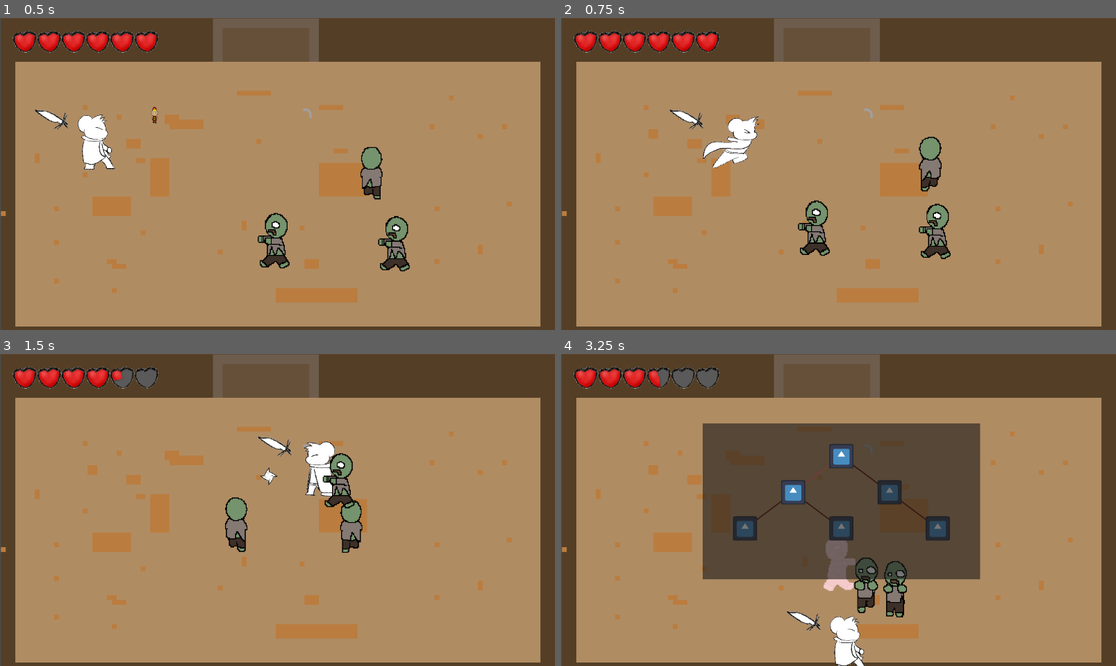
Above: before the commit, frames 1-4 (two rows, left to right).
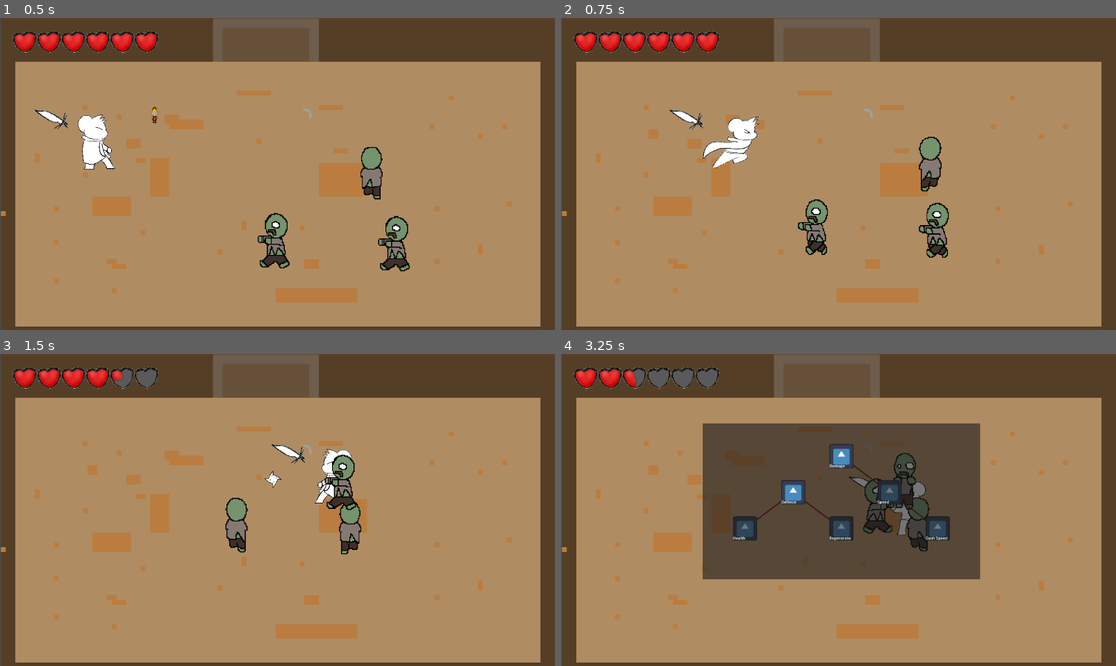
Above: after the commit, the same moments.

Repository: bcorrigall/ratknight
Game: Godot game, scene res://main.tscn
Same seed, same stepped clock (60 frames per second), same inputs: the game is played once before the commit and once after it. The engine's default icon, where the game draws it, is replaced by a stand-in: a white triangle on a blue panel in a dark square.
Inputs (mouse positions are in pixels of both pictures, inside the frame that each line leads up to):
- Up to frame 1 (0.5 s): no input
- Up to frame 2 (0.75 s): move the mouse to (960, 158) at 0.52 s; hold Right (move_right) from 0.53 s (still down); hold Shift (dash) from 0.53 s (still down)
- Up to frame 3 (1.5 s): click (399, 494) at 0.8 s; move the mouse to (166, 525) at 1.27 s; release Right (move_right) at 1.28 s; release Shift (dash) at 1.28 s; hold S (move_down) from 1.28 s (still down); click (166, 525) at 1.35 s
- Up to frame 4 (3.25 s): tap L (level) at 1.55 s; release S (move_down) at 2 s; click (844, 456) at 2 s; click (794, 491) at 2.75 s, where only the run after the commit has a clickable "Defence"

Frame 1 is identical in both runs. In frame 2, 0.7% of the frame differs, in the area x 42-71%, y 58-78%; in frame 3, 1.9%; in frame 4, 4.1%, in the area x 13-70%, y 4-100%.

Commit message:
skill tree added

Diff:
--- /dev/null
+++ b/LevelUps.gd
@@ -0,0 +1,5 @@
+extends Node
+
+var skillDict = {
+	"bonus_damage":{}
+}
--- a/Skill.gd
+++ b/Skill.gd
@@ -1,21 +1,26 @@
 extends TextureButton
 class_name Skill
 
+signal add_skill(skill_name)
+
 @onready var panel = $Panel
 @onready var line = $Line2D
+@onready var text = $Text
+@export var skill_name = ""
 var active = false
-
 
 # Called when the node enters the scene tree for the first time.
 func _ready():
 	if get_parent() is Skill:
 		line.add_point(global_position + size/2)
 		line.add_point(get_parent().global_position+size/2)
-
-
+	text.text = skill_name
 
 func _on_pressed():
-	var active = true
+	if (!active):
+		emit_signal("add_skill", skill_name)
+
+	active = true
 	panel.show_behind_parent = true
 	line.default_color = Color(1, 0.45, 0.4)
 
--- a/Weapon.gd
+++ b/Weapon.gd
@@ -2,7 +2,7 @@
 
 @export var w_name = "default"
 @export var damage = 25
-@export var Originaldamage = 25
+@export var original_damage = 25
 @export var rate_of_fire = 0.9
 @export var type = "default"
 @export var attack_scene = preload("res://Attack.tscn")
@@ -24,13 +24,13 @@
 
 # Called every frame. 'delta' is the elapsed time since the previous frame.
 func _process(_delta):
-	if Input.is_action_pressed("left_click") and !timed_out and not rat.in_dash and not rat.attack_hold:
+	if Input.is_action_pressed("left_click") and !timed_out and !rat.in_dash and !rat.attack_hold:
 		fire()
 
 func fire():
 	attack = attack_scene.instantiate()
 
-	attack.damage = damage
+	attack.damage = damage + rat.damage_bonus
 	attack.position = global_position
 	attack.direction = (get_global_mouse_position() - global_position).normalized()
 
@@ -41,8 +41,10 @@
 
 	timed_out = true
 	$Timer.start(rate_of_fire)
+
 func _on_damageboost_timeout():
-	damage = Originaldamage
+	damage = original_damage
+
 func _on_timer_timeout():
 	timed_out = false
 
--- a/enemy.gd
+++ b/enemy.gd
@@ -4,17 +4,21 @@
 @export var SPEED = 100
 @export var health = 100
 @export var damage = 5
+
 var playerposition
 var targetposition
+
 @onready var player = get_parent().get_node("theRat")
 @export var Item = preload("res://item.tscn")
-#@onready var animations= $AnimationPlayer
 @onready var effects = $Effect
+
 var jerk_time = 1
 var jerk_lower_bound = -0.2
 var jerk_upper_bound = 0.2
 var noise = Vector2(randf_range(jerk_lower_bound, jerk_upper_bound), randf_range(jerk_lower_bound, jerk_upper_bound))
 var speed_boost = 0
+
+@export var experience = 500
 
 func _ready():
 	$JerkTimer.start(jerk_time)
@@ -80,6 +84,7 @@
 		mob.set_animation(type)
 
 		mob.position = global_position
+		player.earn_experience(experience)
 
 	queue_free()
 
--- a/enemy.tscn
+++ b/enemy.tscn
@@ -101,8 +101,7 @@
 clip_children = 2
 scale = Vector2(0.138125, 0.151875)
 sprite_frames = SubResource("SpriteFrames_1gqbj")
-animation = &"side"
-frame_progress = 0.379525
+animation = &"front"
 
 [node name="ColorRect" type="ColorRect" parent="AnimatedSprite2D"]
 offset_left = -463.348
--- a/heart_container.gd
+++ b/heart_container.gd
@@ -9,7 +9,7 @@
 
 func setMaxHeart(max:int):
 	max = max / 20
-	for i in range(max):
+	while(get_children().size() != max):
 		print(max)
 		var heart = HeartGuiClass.instantiate()
 		add_child(heart)
--- a/item.gd
+++ b/item.gd
@@ -18,26 +18,23 @@
 func _process(delta):
 	set_animation(type)
 
-
-
 func _on_area_entered(area):
 	if(area.name.match("theRatArea2D")):
-		if(type == 3):
-			var the_rat = area.get_parent()
-			var new_health = the_rat.health+20
-			the_rat.health = new_health
-			if(the_rat.maxHealth < new_health):
+		var the_rat = area.get_parent()
+		print("what's going on")
+		if(type >= 3):
+			the_rat.health += 20
+			if(the_rat.maxHealth < the_rat.health):
 				the_rat.health = the_rat.maxHealth
-			var hearts = get_node("../HUD/HeartContainer")
-			hearts.updateHearts(the_rat.health)
-			print(hearts)
+			print("healed")
 
-		if(type == 2):
-			var the_rat = area.get_parent()
+		if(type <= 2):
 			var weapon = get_node("../theRat/Weapon")
 			var timer = get_node("../theRat/Weapon/Damageboost")
 			weapon.damage += 25
+			print("damage boost")
 			$BoostTimer.start(5)
+
 		queue_free()
 
 func _on_boost_timer_timeout():
--- a/item.tscn
+++ b/item.tscn
@@ -28,7 +28,6 @@
 
 [node name="Item" type="Area2D"]
 script = ExtResource("1_fd45f")
-Item_scene = null
 
 [node name="CollisionShape2D" type="CollisionShape2D" parent="."]
 position = Vector2(5, -5)
--- a/main.gd
+++ b/main.gd
@@ -1,10 +1,18 @@
 extends Node
 @onready var hud = $HUD
+var heart_container
+var skill_buttons
 
 func _ready():
-	hud.get_node("HeartContainer").setMaxHeart(get_node("theRat").maxHealth)
-	hud.get_node("HeartContainer").updateHearts(get_node("theRat").health)
+	heart_container = hud.get_node("HeartContainer")
+	heart_container.setMaxHeart($theRat.maxHealth)
+	heart_container.updateHearts($theRat.health)
+
+	skill_buttons = get_tree().get_nodes_in_group("skill_buttons")
+	for button in skill_buttons:
+		button.connect("add_skill", $theRat.on_skill_up)
 
 # Called every frame. 'delta' is the elapsed time since the previous frame.
 func _process(delta):
-	pass
+	heart_container.setMaxHeart($theRat.maxHealth)
+	heart_container.updateHearts($theRat.health)
--- a/playerMovement.gd
+++ b/playerMovement.gd
@@ -2,6 +2,8 @@
 
 @export var speed = 400
 @export var maxHealth = 120
+
+var real_speed = speed
 
 @onready var animations = $AnimationPlayer
 @onready var weapon= $Weapon
@@ -35,25 +37,54 @@
 
 var screen_size
 
+var level = 1
+var skill_points = 0
+var experience = 0
+var experience_to_next = 100
+var skill_buttons
+
+var damage_bonus = 0
+var defence_bonus = 0
+var regenerate_bonus = 0
+var regen_cap = 20
+var current_regen = 0
+
+@onready var effects = $Effect
 
 # Called when the node enters the scene tree for the first time.
 func _ready():
 	screen_size = get_viewport_rect().size
+	$RegenTimer.start(0.5)
 
 func start(pos):
 	pass
+
+func damage_rat(damage):
+	var real_damage = damage - defence_bonus
+	if (real_damage > 0):
+		health -= damage
+
+func on_skill_up(skill_name):
+	print("Leveling up skill: ", skill_name)
+	match skill_name:
+		"Damage": damage_bonus += 5
+		"Defence": defence_bonus += 5
+		"Health": maxHealth += 20
+		"Speed": speed += 100
+		"Dash Speed": dash_speed += 200
+		"Regenerate": regenerate_bonus += 0.5
 
 func attack_animation(direction, cooldown):
 	attack_direction = rad_to_deg(direction.angle())
 	attacking = true
-	speed = 200
+	real_speed = real_speed/2
 	$AttackTimeout.start(attack_cooldown)
 
 func dash():
 	if (!in_dash and !dash_timed_out):
 		in_dash = true
 		$Dash.start(dash_time)
-		speed = dash_speed
+		real_speed = dash_speed
 		dash_timed_out = true
 		$DashTimeout.start(dash_cooldown)
 
@@ -88,7 +119,6 @@
 		if Input.is_action_pressed("move_up"):
 			velocity.y -= 1
 
-		print(attack_direction)
 		if (attack_direction > -45 and attack_direction <= 45):
 			$playerSprites.animation = "attack_side"
 			$playerSprites.flip_h = false
@@ -123,7 +153,7 @@
 			$playerSprites.animation = "move_front"
 
 	if velocity.length() > 0:
-		velocity = velocity.normalized() * speed
+		velocity = velocity.normalized() * real_speed
 		$playerSprites.play()
 	elif(!attacking):
 		if($playerSprites.animation == "move_side"):
@@ -160,7 +190,8 @@
 		attack_spin()
 
 	if(in_dash):
-		speed = 800
+		real_speed = dash_speed
+
 	position += velocity * delta
 	position = position.clamp(Vector2.ZERO, screen_size)
 
@@ -198,30 +229,47 @@
 func _on_area_2d_body_entered(body):
 	print(body)
 	if (body.get_name().begins_with("Enemy") and invincible == false and in_dash == false):
-		health -= body.damage
+		damage_rat(body.damage)
+
 		var direction = (body.position - position).normalized() * 100
 		knockback_direction = -direction.normalized()
+		$KnockbackTimer.start(0.2)
+		$Invinciblilty.start(invincibility_time)
 		knocked_back = true
-		$KnockbackTimer.start(0.15)
-
-		print("player hit")
-		get_parent().hud.get_node("HeartContainer").updateHearts(health)
+		invincible = true
+
+	elif (body.get_name().begins_with("Trap") and !in_dash):
+		damage_rat(body.damage)
+
+		var direction = (body.position - position).normalized() * 100
+		knockback_direction = -direction.normalized()
+		$KnockbackTimer.start(0.2)
+		$TrapTimer.start(trap_slowdown)
 		$Invinciblilty.start(invincibility_time)
+		real_speed = real_speed/2
+		knocked_back = true
 		invincible = true
 
-	elif (body.get_name().begins_with("Trap") and !in_dash):
-		health -= body.damage
-		speed = 200
-		$TrapTimer.start(trap_slowdown)
-		get_parent().hud.get_node("HeartContainer").updateHearts(health)
-		$Invinciblilty.start(invincibility_time)
-		invincible = true
-		print(body)
+func earn_experience(bonus):
+	experience += bonus
+	if (experience >= experience_to_next):
+		level_up()
+
+func level_up():
+	while(experience >= experience_to_next):
+		skill_points += level
+		level += 1
+		experience -= experience_to_next
+		experience_to_next = calculate_experience()
+		print("now level " + str(level))
+
+func calculate_experience():
+	return experience_to_next + (level * 100)
 
 func _on_dash_timeout():
 	in_dash = false
 	$playerSprites.position.x = 0
-	speed = 400
+	real_speed = speed
 
 func _on_invinciblilty_timeout():
 	invincible = false
@@ -231,10 +279,16 @@
 
 func _on_attack_timeout_timeout():
 	attacking = false
-	speed = 400
+	real_speed = speed
 
 func _on_trap_timer_timeout():
-	speed = 400
+	real_speed = speed
 
 func _on_knockback_timer_timeout():
 	knocked_back = false
+
+func _on_regen_timer_timeout():
+	if(health <= maxHealth and current_regen <= regen_cap):
+		health += regenerate_bonus
+		current_regen += regenerate_bonus
+	$RegenTimer.start(0.5)
--- a/skill.tscn
+++ b/skill.tscn
@@ -28,4 +28,16 @@
 width = 5.0
 default_color = Color(0.372549, 0.0823529, 0.0313726, 1)
 
+[node name="Text" type="RichTextLabel" parent="."]
+layout_mode = 1
+anchors_preset = 5
+anchor_left = 0.5
+anchor_right = 0.5
+offset_left = -50.0
+offset_top = 78.0
+offset_right = 50.0
+offset_bottom = 98.0
+grow_horizontal = 2
+scroll_active = false
+
 [connection signal="pressed" from="." to="." method="_on_pressed"]
--- a/skill_tree.gd
+++ b/skill_tree.gd
@@ -1,9 +1,11 @@
 extends Control
 
+signal on_ready
 
 # Called when the node enters the scene tree for the first time.
 func _ready():
-	pass
+	get_skill_buttons(self)
+	emit_signal("on_ready")
 
 # Called every frame. 'delta' is the elapsed time since the previous frame.
 func _process(delta):
@@ -13,3 +15,10 @@
 	if Input.is_action_pressed("escape"):
 		if (visible == true):
 			visible = false
+
+func get_skill_buttons(node):
+	if node is Skill:
+		node.add_to_group("skill_buttons")
+
+	for button in node.get_children():
+		get_skill_buttons(button)
--- a/skill_tree.tscn
+++ b/skill_tree.tscn
@@ -32,6 +32,7 @@
 offset_right = 50.0
 offset_bottom = 187.0
 grow_horizontal = 2
+skill_name = "Damage"
 
 [node name="Skill" parent="Skill" instance=ExtResource("1_6550d")]
 layout_mode = 1
@@ -44,6 +45,7 @@
 offset_bottom = 250.0
 grow_horizontal = 2
 disabled = true
+skill_name = "Defence"
 
 [node name="Skill" parent="Skill/Skill" instance=ExtResource("1_6550d")]
 layout_mode = 1
@@ -56,6 +58,7 @@
 offset_bottom = 250.0
 grow_horizontal = 2
 disabled = true
+skill_name = "Health"
 
 [node name="Skill2" parent="Skill/Skill" instance=ExtResource("1_6550d")]
 layout_mode = 1
@@ -68,6 +71,7 @@
 offset_bottom = 250.0
 grow_horizontal = 2
 disabled = true
+skill_name = "Regenerate"
 
 [node name="Skill2" parent="Skill" instance=ExtResource("1_6550d")]
 layout_mode = 1
@@ -80,6 +84,7 @@
 offset_bottom = 250.0
 grow_horizontal = 2
 disabled = true
+skill_name = "Speed"
 
 [node name="Skill" parent="Skill/Skill2" instance=ExtResource("1_6550d")]
 layout_mode = 1
@@ -92,3 +97,4 @@
 offset_bottom = 250.0
 grow_horizontal = 2
 disabled = true
+skill_name = "Dash Speed"
--- a/the_rat.tscn
+++ b/the_rat.tscn
@@ -277,7 +277,7 @@
 }, {
 "frames": [{
 "duration": 1.0,
-"texture": ExtResource("7_lpswj")
+"texture": ExtResource("18_faaxx")
 }],
 "loop": true,
 "name": &"knocked_back",
@@ -285,7 +285,7 @@
 }, {
 "frames": [{
 "duration": 1.0,
-"texture": ExtResource("37_lt2a7")
+"texture": ExtResource("18_faaxx")
 }],
 "loop": true,
 "name": &"knocked_front",
@@ -600,7 +600,7 @@
 [node name="playerSprites" type="AnimatedSprite2D" parent="."]
 scale = Vector2(0.15, 0.15)
 sprite_frames = SubResource("SpriteFrames_63iob")
-animation = &"knocked_side"
+animation = &"knocked_back"
 
 [node name="playerMovement" type="CharacterBody2D" parent="."]
 
@@ -628,6 +628,8 @@
 [node name="TrapTimer" type="Timer" parent="."]
 
 [node name="KnockbackTimer" type="Timer" parent="."]
+
+[node name="RegenTimer" type="Timer" parent="."]
 
 [connection signal="body_entered" from="theRatArea2D" to="." method="_on_area_2d_body_entered"]
 [connection signal="timeout" from="Dash" to="." method="_on_dash_timeout"]
@@ -636,5 +638,6 @@
 [connection signal="timeout" from="AttackTimeout" to="." method="_on_attack_timeout_timeout"]
 [connection signal="timeout" from="TrapTimer" to="." method="_on_trap_timer_timeout"]
 [connection signal="timeout" from="KnockbackTimer" to="." method="_on_knockback_timer_timeout"]
+[connection signal="timeout" from="RegenTimer" to="." method="_on_regen_timer_timeout"]
 
 [editable path="Weapon"]
